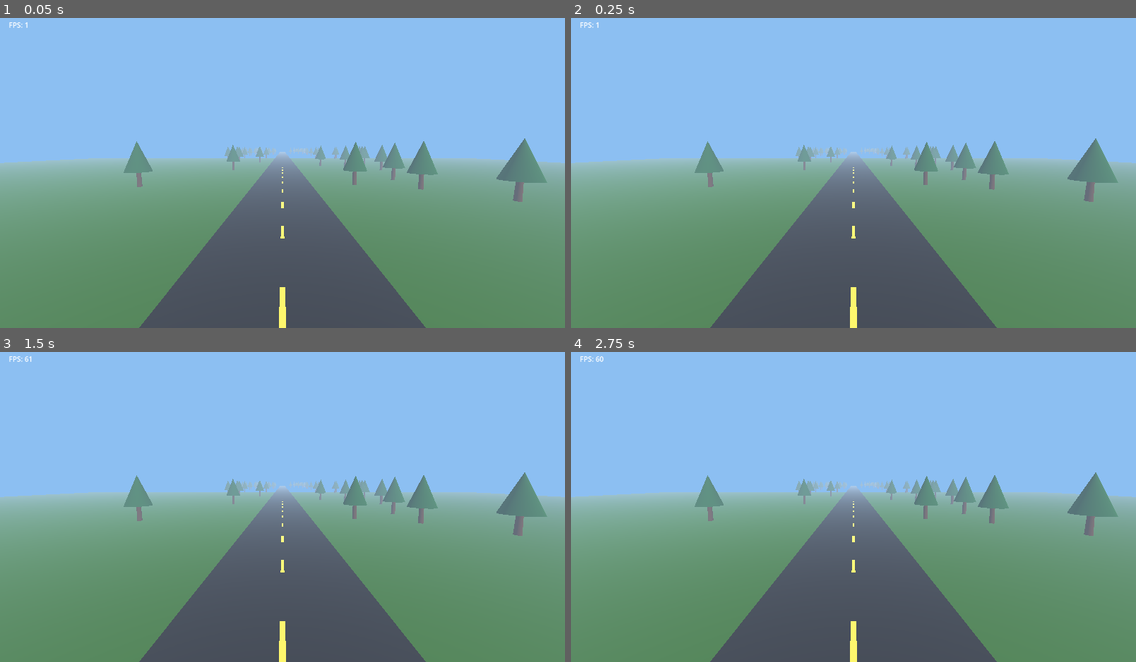
Above: before the commit, frames 1-4 (two rows, left to right).
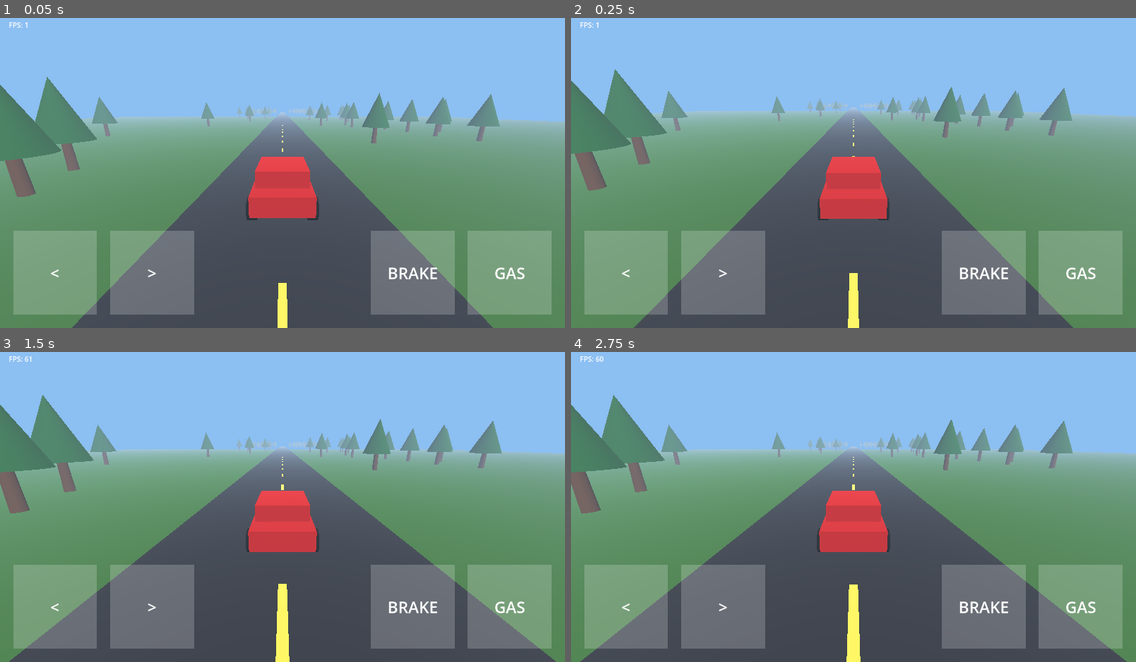
Above: after the commit, the same moments.

Repository: Amaan11120/open-road-game
Game: Godot game, scene res://scenes/main.tscn
The game is run twice, just before and just after one commit, with the same random seed, the same clock (stepped at 60 frames per second) and the same inputs.
Inputs (mouse positions are in pixels of both pictures, inside the frame that each line leads up to):
- Up to frame 1 (0.05 s): no input
- Up to frame 2 (0.25 s): no input
- Up to frame 3 (1.5 s): move the mouse to (406, 488) at 0.52 s; click (406, 488) at 0.67 s; drag from (169, 519) to (254, 565) at 1.27 s
- Up to frame 4 (2.75 s): move the mouse to (910, 432) at 2.02 s; click (910, 432) at 2.17 s

The runs differ from the first frame. In frame 1, 47% of the frame differs, in the area x 0-100%, y 19-100%; in frame 2, 49%; in frame 3, 53%, in the area x 0-100%, y 13-100%; in frame 4, 53%.

Commit message:
Stage 5: drivable car with touch controls

Diff:
--- /dev/null
+++ b/scripts/car.gd
@@ -0,0 +1,134 @@
+extends VehicleBody3D
+
+# Simple rear-wheel-drive car built entirely in code.
+# Stage 5 values are a starting point; we tune them in Stage 6.
+
+const MAX_ENGINE_FORCE := 40.0
+const REVERSE_FORCE := 20.0
+const BRAKE_FORCE := 20.0
+const MAX_SPEED := 40.0   # meters per second (about 144 km/h)
+const MAX_STEER := 0.5    # radians
+
+var _steer_in := 0.0
+var _throttle_in := 0.0
+var _brake_in := 0.0
+var _camera: Camera3D
+
+
+func _ready() -> void:
+    mass = 800.0
+    center_of_mass_mode = RigidBody3D.CENTER_OF_MASS_MODE_CUSTOM
+    center_of_mass = Vector3(0.0, 0.1, 0.0)
+    _build_body()
+    _build_wheel(Vector3(-0.9, 0.35, -1.3), true, false)
+    _build_wheel(Vector3(0.9, 0.35, -1.3), true, false)
+    _build_wheel(Vector3(-0.9, 0.35, 1.3), false, true)
+    _build_wheel(Vector3(0.9, 0.35, 1.3), false, true)
+    _build_camera()
+
+
+# Called by main.gd every physics frame with values from -1 to 1 (0 to 1 for pedals).
+func set_inputs(steer: float, throttle: float, brake_pedal: float) -> void:
+    _steer_in = steer
+    _throttle_in = throttle
+    _brake_in = brake_pedal
+
+
+func _physics_process(delta: float) -> void:
+    var forward_speed: float = -global_basis.z.dot(linear_velocity)
+    var speed: float = absf(forward_speed)
+
+    # Steer less at high speed so the car stays stable.
+    var max_steer: float = MAX_STEER / (1.0 + speed * 0.06)
+    steering = move_toward(steering, -_steer_in * max_steer, 3.0 * delta)
+
+    engine_force = 0.0
+    brake = 0.5  # light engine braking when coasting
+
+    if _throttle_in > 0.0:
+        brake = 0.0
+        engine_force = _throttle_in * MAX_ENGINE_FORCE * clampf(1.0 - speed / MAX_SPEED, 0.0, 1.0)
+
+    if _brake_in > 0.0:
+        if forward_speed > 1.0:
+            brake = _brake_in * BRAKE_FORCE
+        else:
+            brake = 0.0
+            if forward_speed > -8.0:
+                engine_force = -_brake_in * REVERSE_FORCE
+
+
+func _process(delta: float) -> void:
+    var target: Vector3 = _camera_target()
+    _camera.global_position = _camera.global_position.lerp(target, 1.0 - exp(-5.0 * delta))
+    _camera.look_at(global_position + Vector3.UP * 1.0, Vector3.UP)
+
+
+func _camera_target() -> Vector3:
+    var back: Vector3 = global_basis.z
+    back.y = 0.0
+    back = back.normalized()
+    return global_position + back * 7.0 + Vector3.UP * 3.0
+
+
+func _build_body() -> void:
+    var paint := StandardMaterial3D.new()
+    paint.albedo_color = Color(0.8, 0.1, 0.1)
+
+    var shape := CollisionShape3D.new()
+    var box := BoxShape3D.new()
+    box.size = Vector3(1.8, 0.6, 4.0)
+    shape.shape = box
+    shape.position = Vector3(0.0, 0.5, 0.0)
+    add_child(shape)
+
+    var body_mesh := MeshInstance3D.new()
+    var body_box := BoxMesh.new()
+    body_box.size = Vector3(1.8, 0.6, 4.0)
+    body_mesh.mesh = body_box
+    body_mesh.material_override = paint
+    body_mesh.position = Vector3(0.0, 0.5, 0.0)
+    add_child(body_mesh)
+
+    var cabin := MeshInstance3D.new()
+    var cabin_box := BoxMesh.new()
+    cabin_box.size = Vector3(1.6, 0.5, 2.0)
+    cabin.mesh = cabin_box
+    cabin.material_override = paint
+    cabin.position = Vector3(0.0, 1.05, 0.3)
+    add_child(cabin)
+
+
+func _build_wheel(pos: Vector3, steer: bool, drive: bool) -> void:
+    var wheel := VehicleWheel3D.new()
+    wheel.position = pos
+    wheel.use_as_steering = steer
+    wheel.use_as_traction = drive
+    wheel.wheel_radius = 0.35
+    wheel.wheel_rest_length = 0.2
+    wheel.suspension_travel = 0.3
+    wheel.suspension_stiffness = 35.0
+    wheel.wheel_friction_slip = 3.0
+    wheel.damping_compression = 1.5
+    wheel.damping_relaxation = 2.0
+    add_child(wheel)
+
+    var tire_mat := StandardMaterial3D.new()
+    tire_mat.albedo_color = Color(0.05, 0.05, 0.05)
+    var tire := MeshInstance3D.new()
+    var cyl := CylinderMesh.new()
+    cyl.top_radius = 0.35
+    cyl.bottom_radius = 0.35
+    cyl.height = 0.3
+    tire.mesh = cyl
+    tire.material_override = tire_mat
+    tire.rotation_degrees = Vector3(0.0, 0.0, 90.0)
+    wheel.add_child(tire)
+
+
+func _build_camera() -> void:
+    _camera = Camera3D.new()
+    _camera.top_level = true
+    add_child(_camera)
+    _camera.global_position = _camera_target()
+    _camera.make_current()
--- a/scripts/main.gd
+++ b/scripts/main.gd
@@ -11,6 +11,7 @@
     _setup_environment()
     _build_road()
     _build_trees()
+    _spawn_car()
 
 
 func _process(_delta: float) -> void:
@@ -91,3 +92,31 @@
         leaves.material_override = leaf_mat
         leaves.position = Vector3(x, 4.0, z)
         add_child(leaves)
+
+
+var _car
+var _controls
+
+
+# Adds invisible ground collision, the car, and the touch buttons.
+func _spawn_car() -> void:
+    var ground := StaticBody3D.new()
+    var ground_shape := CollisionShape3D.new()
+    var ground_box := BoxShape3D.new()
+    ground_box.size = Vector3(400.0, 1.0, 800.0)
+    ground_shape.shape = ground_box
+    ground.add_child(ground_shape)
+    ground.position = Vector3(0.0, -0.5, -150.0)
+    add_child(ground)
+
+    _car = load("res://scripts/car.gd").new()
+    _car.position = Vector3(0.0, 1.0, 30.0)
+    add_child(_car)
+
+    _controls = load("res://scripts/touch_controls.gd").new()
+    add_child(_controls)
+
+
+func _physics_process(_delta: float) -> void:
+    if _car and _controls:
+        _car.set_inputs(_controls.steer, _controls.throttle, _controls.brake)
--- /dev/null
+++ b/scripts/touch_controls.gd
@@ -0,0 +1,72 @@
+extends CanvasLayer
+
+# On-screen driving buttons. Supports several fingers at once.
+# Other scripts read: steer (-1 left to 1 right), throttle (0 to 1), brake (0 to 1).
+
+var steer := 0.0
+var throttle := 0.0
+var brake := 0.0
+
+var _zones: Dictionary = {}
+var _boxes: Dictionary = {}
+var _touches: Dictionary = {}
+
+
+func _ready() -> void:
+    var screen: Vector2 = get_viewport().get_visible_rect().size
+    var s := 190.0
+    var m := 30.0
+    var y: float = screen.y - s - m
+    _add_zone("left", "<", Rect2(m, y, s, s))
+    _add_zone("right", ">", Rect2(m * 2.0 + s, y, s, s))
+    _add_zone("brake", "BRAKE", Rect2(screen.x - s * 2.0 - m * 2.0, y, s, s))
+    _add_zone("gas", "GAS", Rect2(screen.x - s - m, y, s, s))
+
+
+func _add_zone(zone_name: String, text: String, rect: Rect2) -> void:
+    _zones[zone_name] = rect
+    var box := ColorRect.new()
+    box.position = rect.position
+    box.size = rect.size
+    box.color = Color(1.0, 1.0, 1.0, 0.2)
+    box.mouse_filter = Control.MOUSE_FILTER_IGNORE
+    add_child(box)
+    var label := Label.new()
+    label.text = text
+    label.set_anchors_preset(Control.PRESET_FULL_RECT)
+    label.horizontal_alignment = HORIZONTAL_ALIGNMENT_CENTER
+    label.vertical_alignment = VERTICAL_ALIGNMENT_CENTER
+    label.add_theme_font_size_override("font_size", 36)
+    label.mouse_filter = Control.MOUSE_FILTER_IGNORE
+    box.add_child(label)
+    _boxes[zone_name] = box
+
+
+func _input(event: InputEvent) -> void:
+    if event is InputEventScreenTouch:
+        if event.pressed:
+            _touches[event.index] = _zone_at(event.position)
+        else:
+            _touches.erase(event.index)
+        _refresh()
+    elif event is InputEventScreenDrag:
+        _touches[event.index] = _zone_at(event.position)
+        _refresh()
+
+
+func _zone_at(pos: Vector2) -> String:
+    for zone_name in _zones:
+        var rect: Rect2 = _zones[zone_name]
+        if rect.has_point(pos):
+            return zone_name
+    return ""
+
+
+func _refresh() -> void:
+    var active: Array = _touches.values()
+    steer = (1.0 if "right" in active else 0.0) - (1.0 if "left" in active else 0.0)
+    throttle = 1.0 if "gas" in active else 0.0
+    brake = 1.0 if "brake" in active else 0.0
+    for zone_name in _boxes:
+        var box: ColorRect = _boxes[zone_name]
+        box.color = Color(1.0, 1.0, 1.0, 0.5 if zone_name in active else 0.2)
